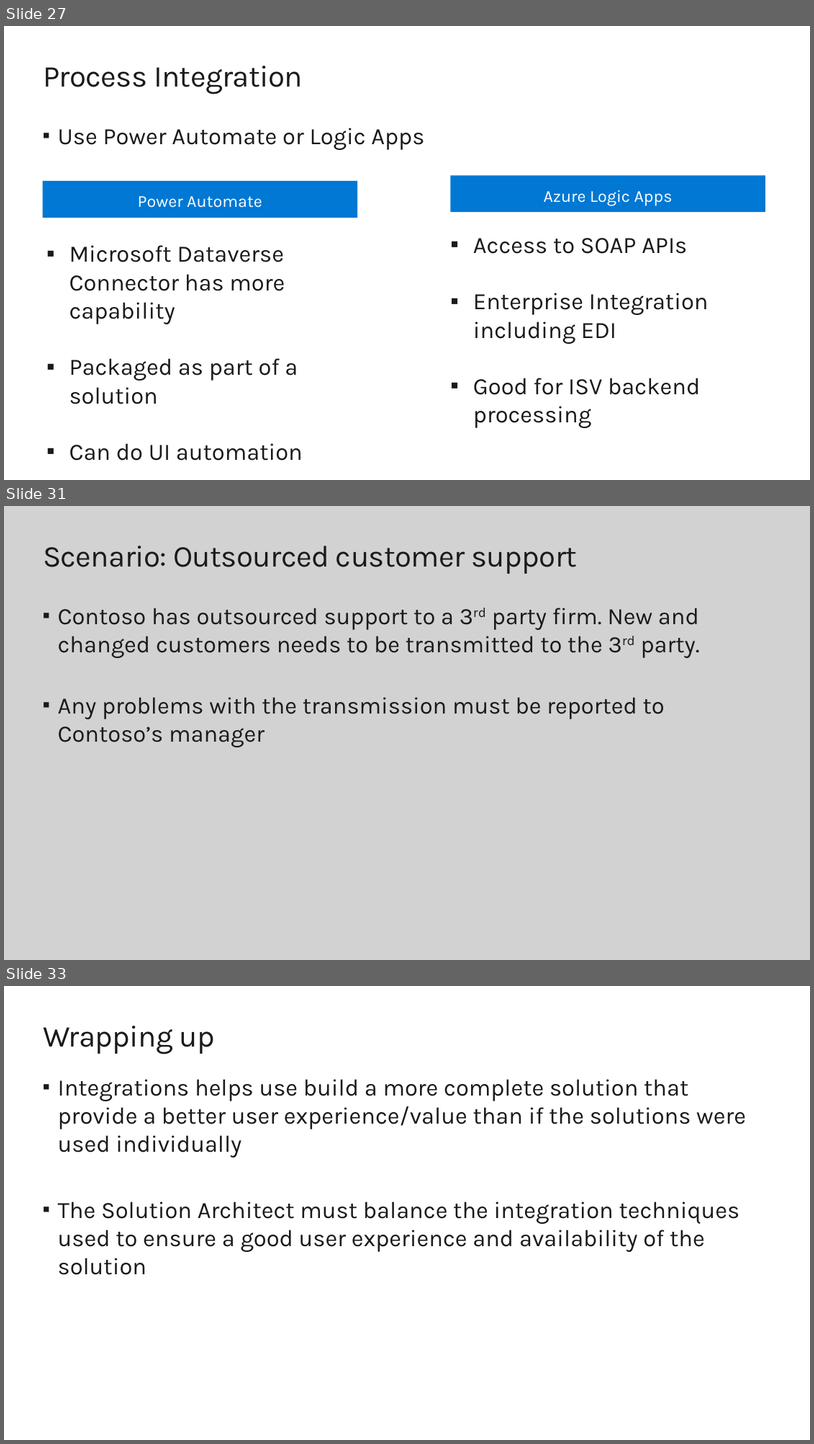
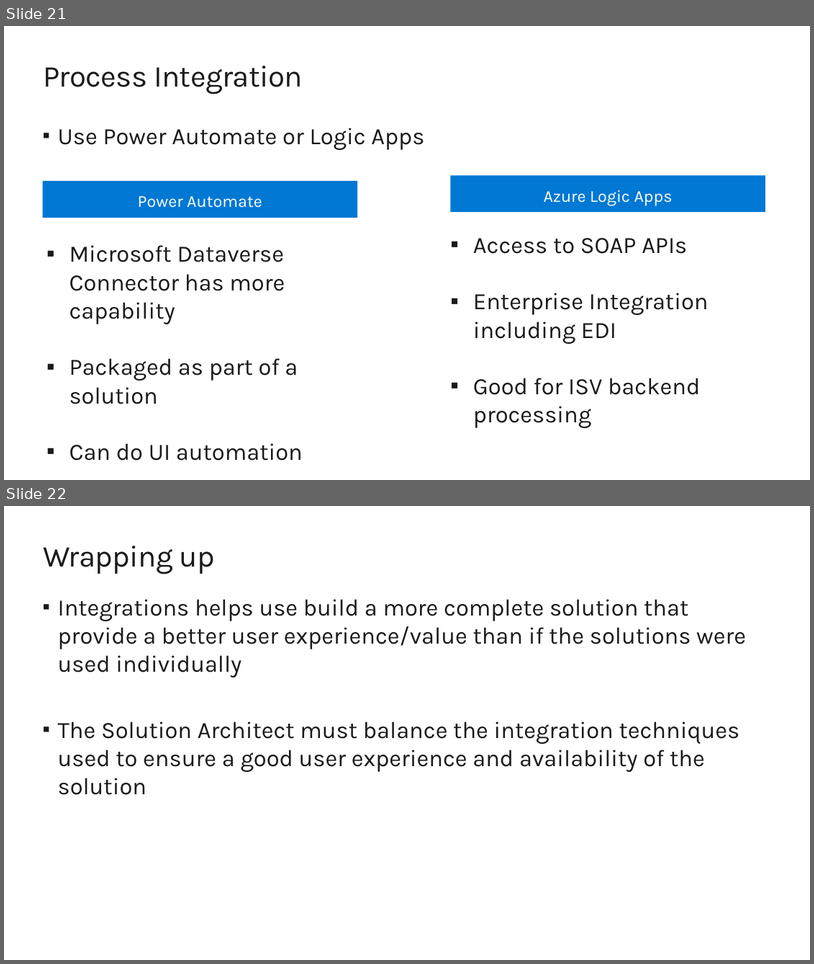
Before and after one commit to sumiticfai196/Batch-23-EY, a slide deck: M11 Integration.pptx. Shown one above the other, each under a label of ours: slides 27, 31 and 33 before the commit, slides 21 and 22 after it; the slides between them are not shown. The pictures are 814x1444 and 814x964 pixels, drawn with LibreOffice and Linux fonts; fonts in the diff are those of the drawing; background and template pictures are left out. Boxes give left, top, right and bottom in pixels: in the first picture for what was removed or moved away, otherwise in the second. Text is boxed around its words. In the diff, an @@ line names an element or a change of style, - is before the commit and + after.

```diff
--- a/M11 Integration.pptx
+++ b/M11 Integration.pptx
@@ slide 31 removed at box(4, 506, 810, 960), background #D2D2D2 @@
@@ title removed at box(43, 546, 577, 574) @@
-Scenario: Outsourced customer support
@@ text removed at box(58, 608, 700, 747) @@
-▪ Contoso has outsourced support to a 3rd party firm. New and changed customers needs to be transmitted to the 3rd party.
-▪ Any problems with the transmission must be reported to Contoso’s manager
@@ what was slide 27 is now slide 21 @@
@@ what was slide 33 is now slide 22 @@
```
Also in this commit, not shown: 10 other slides removed, 2 other files.
